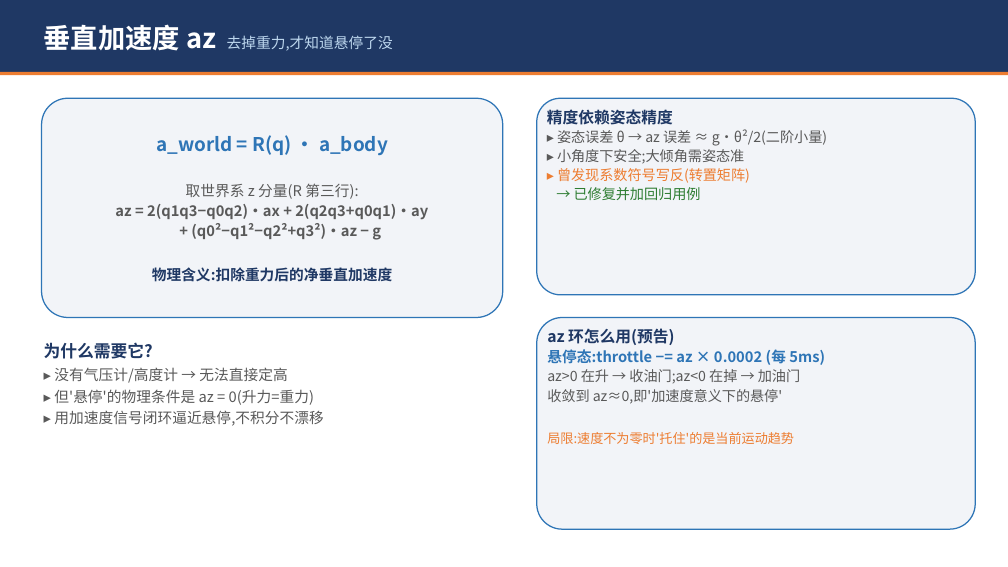
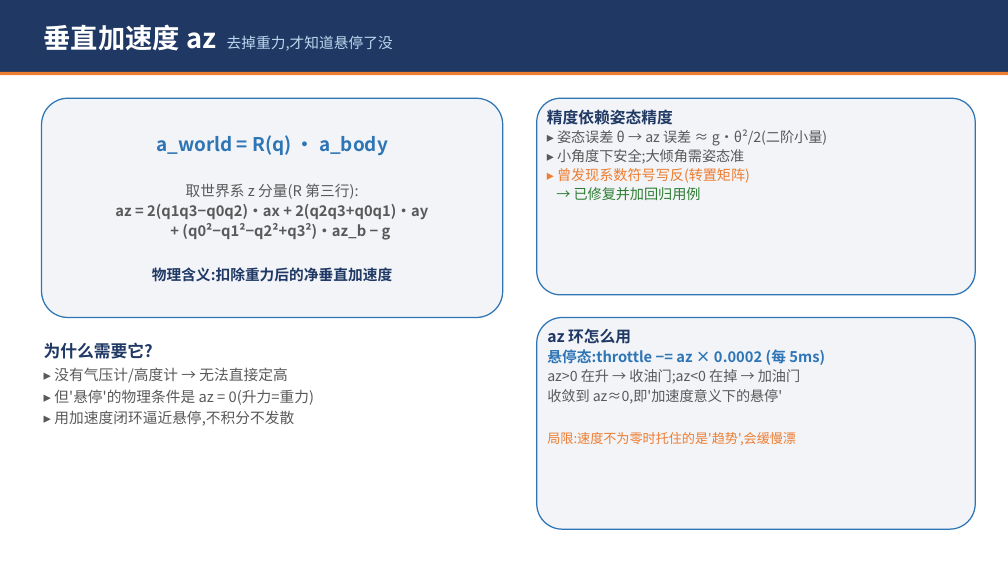
Before and after one commit to xiexiaoan147-cyber/STM32F4_Drone, a slide deck: slide 14 of Docs/四轴飞控原理分享.pptx (slide 12 before the commit). Drawn at 1008x567 pixels with LibreOffice and Linux fonts; fonts in the diff are those of the drawing. Boxes give left, top, right and bottom in pixels: in the first picture for what was removed or moved away, otherwise in the second. Text is boxed around its words. In the diff, an @@ line names an element or a change of style, - is before the commit and + after.

```diff
--- a/Docs/四轴飞控原理分享.pptx
+++ b/Docs/四轴飞控原理分享.pptx
@@ text in rounded rectangle at box(182, 223, 391, 240): text changed @@
-+ (q0²−q1²−q2²+q3²)·az − g
++ (q0²−q1²−q2²+q3²)·az_b − g
@@ text in rounded rectangle at box(547, 328, 631, 344): text changed @@
-az 环怎么用(预告)
+az 环怎么用
@@ text at box(54, 410, 294, 426): text changed @@
-▸ 用加速度信号闭环逼近悬停,不积分不漂移
+▸ 用加速度闭环逼近悬停,不积分不发散
@@ text in rounded rectangle at box(547, 432, 796, 445): text changed @@
-局限:速度不为零时'托住'的是当前运动趋势
+局限:速度不为零时托住的是'趋势',会缓慢漂
```
Also in this commit, not shown: 18 other slides changed, 4 slides added.
